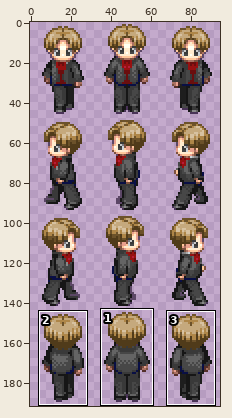
Sprite sheet -- Assets/resources/graphics/character/tremel.png. The picture above shows the old version from afar; the outline marks the close-up.
Close-up. As it was:
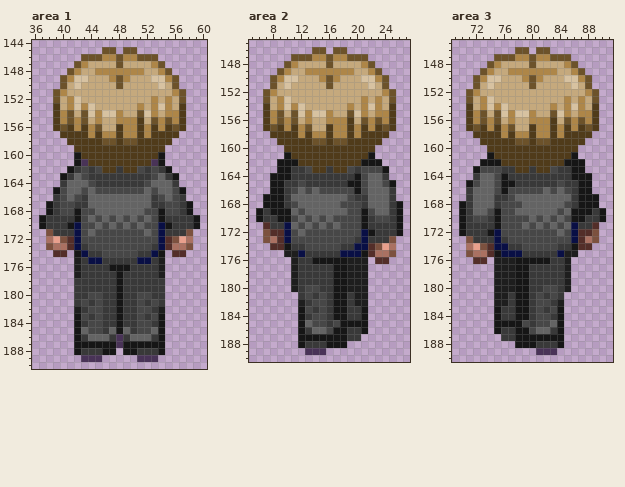
The file is 96x192 pixels. Colours within 5 levels of each other are drawn and written as one. Shown: area 1: x 36..60, y 144..190; area 2: x 5..27, y 145..190; area 3: x 69..91, y 145..190. The wide view leaves out empty margins. The commit also changed other parts of the picture, which this record leaves out.
And afterwards:
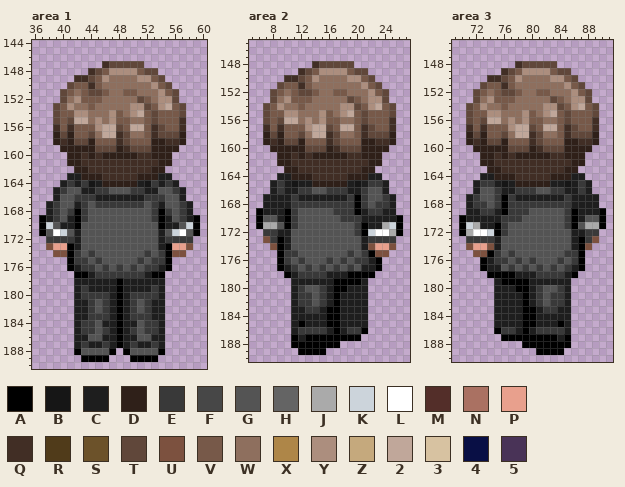
Palette (. is transparent): A #000000  B #161616  C #1e1e1e  D #2f2019  E #393939  F #474747  G #545454  H #646464  J #aaaaaa  K #ccd4db  L #ffffff  M #532e29  N #aa7162  P #e8a08d  Q #412e25  R #503b1a  S #6c522a  T #60473a  U #7c513f  V #775949  W #8e6f5e  X #ae8648  Y #ac8e7e  Z #c5a97d  2 #c0a79a  3 #d7c2a1  4 #090f45  5 #493357
From old to new:
Changed rows in their new state; - is an unchanged pixel.
Area 1:
first column x 37:
145 ---------..-..---------
146 ------...........------
147 -----....QTTTTT...-----
148 ----...QTVYYYYVTT..----
149 ---..QQTVYWWWWYYVT..---
150 ---.TVVQVWWWWWWWYVT.---
151 --.TVWVTTVWWVVWWWYVT.--
152 --.TWYVVVWWWWWTVWYYT.--
153 --TVYWWVWWWWWYYTVY2VT--
154 --TVVYYWWWYVWY2VTVVVT--
155 --TVT22WYWYVVWWVTVVVQ--
156 --QVQVVVY22TV22VQTVVQ--
157 --DTDVVTW22QTWWVQTTTD--
158 --DQDTTDVVVQTVVVDDQQD--
159 ---DDDDDTTTDQTTTDDDD---
160 ----DDQDQDDDDDQQDDD----
161 ----DDQQQQQQQQQQQDD----
162 ----.DDQQQQQQQQQDD.----
163 ---.CCDDDQQQQQDDDCC.---
164 ---CECEBCDDDDDCBECEC---
165 --CEGGCCEEGGGEECCGGEC--
166 --CGGE-ECCCCCCCE-EGGC--
167 -C-GGC-GEEEEEEEG-CGG-C-
168 -C-GEAEGGGGGGGGGEAEG-C-
169 AC-GCAEGGGGGGGGGEACG-CA
170 AKGCCAGGGGGGGGGGGACCGKA
171 AGLKGCGGGGGGGGGGGCGKLGA
172 -EEEECGGGGGGGGGGGCEEEE-
173 --PPACGGGGGGGGGGGCAPP--
174 --UUAEG-GGGGGGG-GEAUU--
175 ----AE-GEGGGGGEG-EA----
176 ----A---G-GEG-G---A----
177 -----AAC---E---CAA-----
178 -----CCCCCCACCCCCC-----
179 -----C-CCCCACCCC-C-----
180 -----C-EE-CAC-EE-C-----
181 -----CC-G-CAC-G-CC-----
182 ------CEG-CAC-GEC------
183 -----CC-E-CAC-E-CC-----
184 -----C-EGCCACCGE-C-----
185 -----CEEG-CAC-GEEC-----
186 -----CCGGCCACCGGCC-----
187 -----CECCECACECCEC-----
188 -----AGGGGA-AGGGGA-----
189 ------AAAA---AAAA------
Area 2:
first column x 6:
146 --------..-..--------
147 -----...........-----
148 ----....QTTTTT...----
149 ---...QTVYYYYVTT..---
150 --..QQTVYWWWWYYVT..--
151 --.TVVQVWWWWWWWYVT.--
152 -.TVWVTTVWWVVWWWYVT.-
153 -.TWYVVVWWWWWTVWYYT.-
154 -TVYWWVWWWWWYYTVY2VT-
155 -TVVYYWWWYVWY2VTVVVT-
156 -TVT22WYWYVVWWVTVVVQ-
157 -QVQVVVY22TV22VQTVVQ-
158 -DTDVVTW22QTWWVQTTTD-
159 -DQDTTDVVVQTVVVDDQQD-
160 --DDDDDTTTDQTTTDDDD--
161 ---DDQDQDDDDDQQDDD---
162 ---DDQQQQQQQQQQQDD---
163 ---.DDQQQQQQQQQDD..--
164 --.CCDDDQQQQQDDDCC.--
165 --CECBCCDDDDDC-CEEC.-
166 --CECCEEGGEEECCEGGC.-
167 -CCCCECCCCCCCEA-GGEC-
168 -CCCCEEEEEEEEEA-GEEC.
169 ACCCAEGGGGGEEEACEECC.
170 AGGCAEGGGGGGEEECCCCCA
171 AJJGAEGGGGGGGGEACCJKA
172 -EECCGGGGGGGGGEAKLLJA
173 --EACGGGGGGGGGGC---E-
174 --UACGGGGGGGGGGCUP-U-
175 ---AEEGGGGGGGEGEAUU.-
176 ---AEG-GGGEGEGEECA.--
177 ---ACEG-G-GEGEG-CA---
178 ----A-----CCCAAAA----
179 ------CCCCCAAAA------
180 -------GG-CAA--------
181 -----C-EGECACC-------
182 -----CE-GECACC-------
183 -----CCE-CAACCCC-----
184 -----CCCCCAACCCC-----
185 -----CACCCAACCCC-----
186 -----CE-EECAC--A-----
187 -----ACAAAAAAAA------
188 -----AAAAAAA.--------
189 ------AAAA-----------
Area 3:
first column x 70:
146 --------..-..--------
147 -----...........-----
148 ----....QTTTTT...----
149 ---...QTVYYYYVTT..---
150 --..QQTVYWWWWYYVT..--
151 --.TVVQVWWWWWWWYVT.--
152 -.TVWVTTVWWVVWWWYVT.-
153 -.TWYVVVWWWWWTVWYYT.-
154 -TVYWWVWWWWWYYTVY2VT-
155 -TVVYYWWWYVWY2VTVVVT-
156 -TVT22WYWYVVWWVTVVVQ-
157 -QVQVVVY22TV22VQTVVQ-
158 -DTDVVTW22QTWWVQTTTD-
159 -DQDTTDVVVQTVVVDDQQD-
160 --DDDDDTTTDQTTTDDDD--
161 ---DDQDQDDDDDQQDDD---
162 ---DDQQQQQQQQQQQDD---
163 --..DDQQQQQQQQQDD.---
164 --.CCDDDQQQQQDDDCC.--
165 -.CEEC-CDDDDDCCBCEC--
166 -.CGGECCEEEGGEECCEC--
167 -CEGG-AECCCCCCCECCCC-
168 .CEEG-AEEEEEEEEECCCC-
169 .CCEECAEEEGGGGGEACCCA
170 ACCCCCEEEGGGGGGEACGGA
171 AKJCCAEGGGGGGGGEAGJJA
172 AJLLKAEGGGGGGGGGCCEE-
173 -E---CGGGGGGGGGGCAE--
174 -U-PUCGGGGGGGGGGCAU--
175 -.UUAEGEGGGGGGGEEA---
176 --.ACEEGEGEGGG-GEA---
177 ---AC-GEGEG-G-GECA---
178 ----AAAACCC-----A----
179 ------AAAACCCCC------
180 --------AAC-GG-------
181 -------CCACEGE-C-----
182 -------CCACEG-EC-----
183 -----CCCCAAC-ECC-----
184 -----CCCCAACCCCC-----
185 -----CCCCAACCCAC-----
186 -----A--CACEE-EC-----
187 ------AAAAAAAACA-----
188 --------.AAAAAAA-----
189 -----------AAAA------
Pixel boxes of the changes (left, top, right, bottom) in both close-ups:
changed: (39, 47, 200, 362)
changed: (256, 47, 403, 355)
changed: (459, 47, 606, 355)
